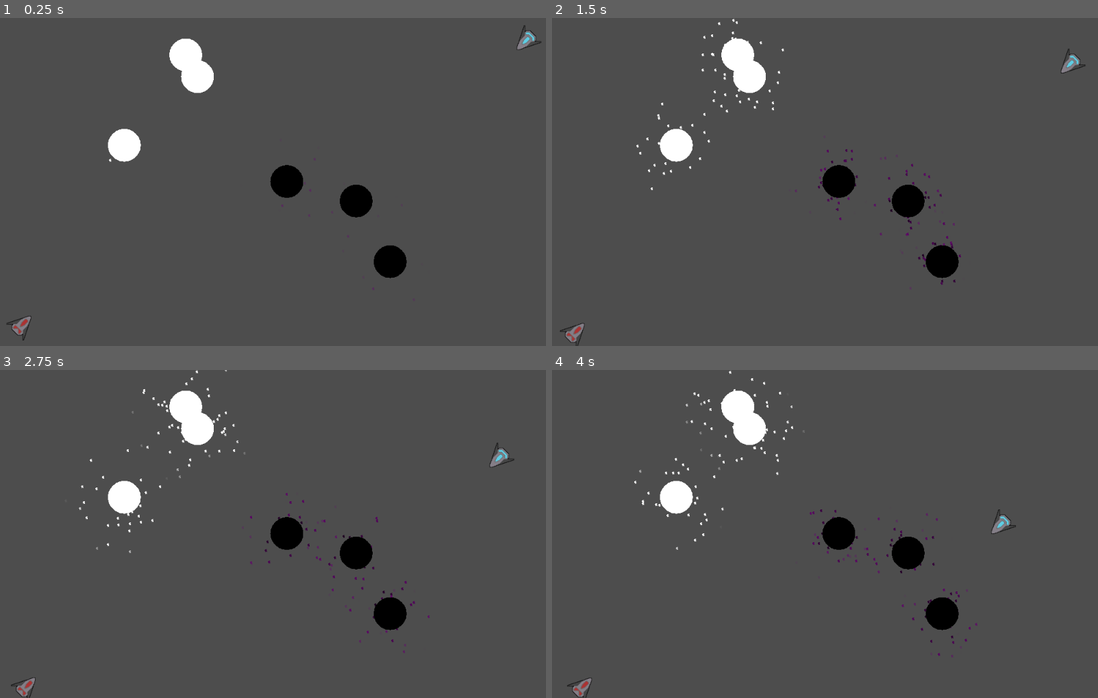
Above: before the commit, frames 1-4 (two rows, left to right).
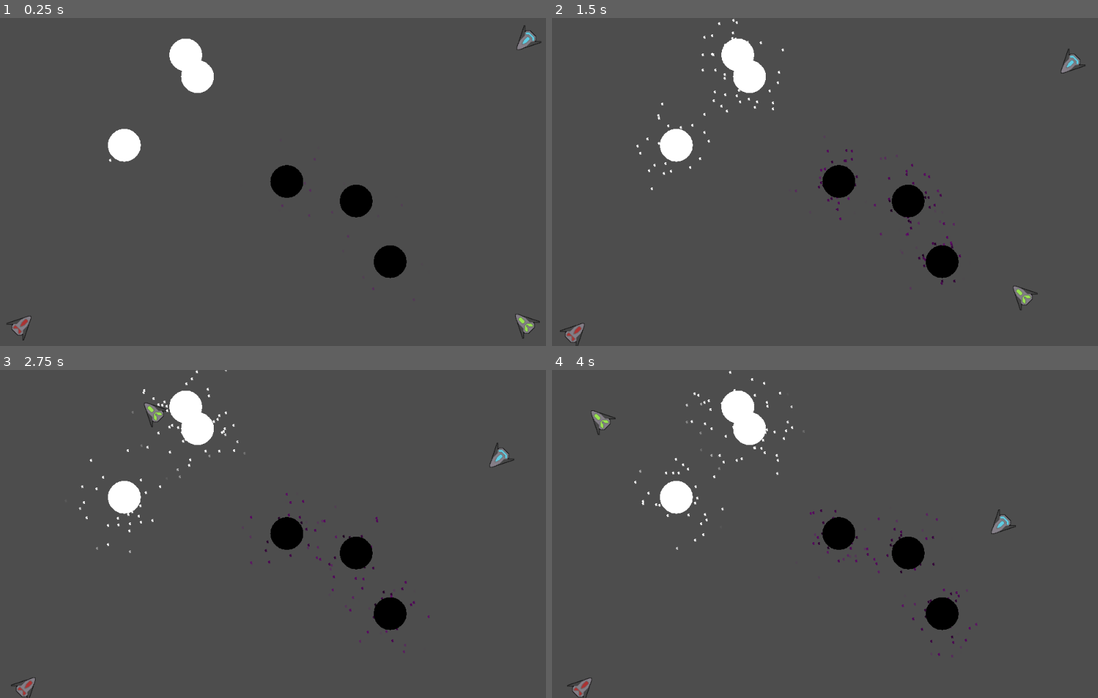
Above: after the commit, the same moments.

Repository: NoElkaTheGod/vague-nonspecific-repository
Game: Godot game, scene res://scenes/root.tscn
The game is run twice, just before and just after one commit, with the same random seed, the same clock (stepped at 60 frames per second) and the same inputs.
Inputs:
- Up to frame 1 (0.25 s): no input
- Up to frame 2 (1.5 s): no input
- Up to frame 3 (2.75 s): no input
- Up to frame 4 (4 s): no input

The runs differ from the first frame. In frame 1, 0.1% of the frame differs, in the area x 94-99%, y 90-98%; in frame 2, 0.1%; in frame 3, 0.1%; in frame 4, 0.1%.

Commit message:
Change stuff

Diff:
--- a/project.godot
+++ b/project.godot
@@ -34,22 +34,20 @@
 }
 Player0Left={
 "deadzone": 0.5,
-"events": [Object(InputEventKey,"resource_local_to_scene":false,"resource_name":"","device":-1,"window_id":0,"alt_pressed":false,"shift_pressed":false,"ctrl_pressed":false,"meta_pressed":false,"pressed":false,"keycode":0,"physical_keycode":65,"key_label":0,"unicode":97,"location":0,"echo":false,"script":null)
-]
+"events": []
 }
 Player0Right={
 "deadzone": 0.5,
-"events": [Object(InputEventKey,"resource_local_to_scene":false,"resource_name":"","device":-1,"window_id":0,"alt_pressed":false,"shift_pressed":false,"ctrl_pressed":false,"meta_pressed":false,"pressed":false,"keycode":0,"physical_keycode":68,"key_label":0,"unicode":100,"location":0,"echo":false,"script":null)
-]
+"events": []
 }
 Player0Fire={
 "deadzone": 0.5,
-"events": [Object(InputEventKey,"resource_local_to_scene":false,"resource_name":"","device":-1,"window_id":0,"alt_pressed":false,"shift_pressed":false,"ctrl_pressed":false,"meta_pressed":false,"pressed":false,"keycode":0,"physical_keycode":83,"key_label":0,"unicode":115,"location":0,"echo":false,"script":null)
+"events": [Object(InputEventJoypadButton,"resource_local_to_scene":false,"resource_name":"","device":-1,"button_index":0,"pressure":0.0,"pressed":false,"script":null)
 ]
 }
 Player0Move={
 "deadzone": 0.5,
-"events": [Object(InputEventKey,"resource_local_to_scene":false,"resource_name":"","device":-1,"window_id":0,"alt_pressed":false,"shift_pressed":false,"ctrl_pressed":false,"meta_pressed":false,"pressed":false,"keycode":0,"physical_keycode":87,"key_label":0,"unicode":119,"location":0,"echo":false,"script":null)
+"events": [Object(InputEventJoypadButton,"resource_local_to_scene":false,"resource_name":"","device":-1,"button_index":1,"pressure":0.0,"pressed":false,"script":null)
 ]
 }
 Player1Left={
@@ -74,19 +72,23 @@
 }
 Player2Left={
 "deadzone": 0.5,
-"events": []
+"events": [Object(InputEventKey,"resource_local_to_scene":false,"resource_name":"","device":-1,"window_id":0,"alt_pressed":false,"shift_pressed":false,"ctrl_pressed":false,"meta_pressed":false,"pressed":false,"keycode":0,"physical_keycode":65,"key_label":0,"unicode":97,"location":0,"echo":false,"script":null)
+]
 }
 Player2Right={
 "deadzone": 0.5,
-"events": []
+"events": [Object(InputEventKey,"resource_local_to_scene":false,"resource_name":"","device":-1,"window_id":0,"alt_pressed":false,"shift_pressed":false,"ctrl_pressed":false,"meta_pressed":false,"pressed":false,"keycode":0,"physical_keycode":68,"key_label":0,"unicode":100,"location":0,"echo":false,"script":null)
+]
 }
 Player2Fire={
 "deadzone": 0.5,
-"events": []
+"events": [Object(InputEventKey,"resource_local_to_scene":false,"resource_name":"","device":-1,"window_id":0,"alt_pressed":false,"shift_pressed":false,"ctrl_pressed":false,"meta_pressed":false,"pressed":false,"keycode":0,"physical_keycode":83,"key_label":0,"unicode":115,"location":0,"echo":false,"script":null)
+]
 }
 Player2Move={
 "deadzone": 0.5,
-"events": []
+"events": [Object(InputEventKey,"resource_local_to_scene":false,"resource_name":"","device":-1,"window_id":0,"alt_pressed":false,"shift_pressed":false,"ctrl_pressed":false,"meta_pressed":false,"pressed":false,"keycode":0,"physical_keycode":87,"key_label":0,"unicode":119,"location":0,"echo":false,"script":null)
+]
 }
 Player3Left={
 "deadzone": 0.5,
--- a/scripts/GameManager.gd
+++ b/scripts/GameManager.gd
@@ -3,7 +3,7 @@
 var players: Array[Player]
 var attractors: Array[Attractor]
 var repulsors: Array[Repulsor]
-var player_amount: int = 2
+var player_amount: int = 3
 var attractor_pairs: int = 3
 
 var idle_projectile_manager: IdleProjectileManager
--- a/scripts/player.gd
+++ b/scripts/player.gd
@@ -23,32 +23,41 @@
 	$Sprite2D.texture.atlas = load("res://sprites/player.png")
 	$Sprite2D.texture.region = Rect2(number * 48, 0, 48, 48)
 
-func _process(_delta: float) -> void:
+func _physics_process(_delta: float) -> void:
 	if Input.is_action_pressed("Player" + str(player) + "Left"):
-		angular_velocity_target = -5
+		angular_velocity_target = -30
 	elif Input.is_action_pressed("Player" + str(player) + "Right"):
-		angular_velocity_target = 5
+		angular_velocity_target = 30
 	else:
 		angular_velocity_target = 0
+	var joystick_direction := Vector2(Input.get_joy_axis(player, 0), Input.get_joy_axis(player, 1))
+	if (joystick_direction != Vector2.ZERO):
+		var target_direction: float = joystick_direction.angle()
+		if is_equal_approx(target_direction, rotation):
+			pass
+		elif rotation - 0.4 > target_direction and rotation - 4.0 < target_direction or rotation + 2.5 < target_direction:
+			angular_velocity_target = -30
+		elif rotation + 0.4 < target_direction or rotation - 2.5 > target_direction:
+			angular_velocity_target = 30
+		print(str(rotation) + ' ' + str(target_direction))
 	angular_velocity = lerp(angular_velocity, angular_velocity_target, 0.04)
 	if Input.is_action_pressed("Player" + str(player) + "Move") and move_cd == 0:
 		linear_velocity += Vector2(cos(rotation), sin(rotation)) * 100
 		thrust_sound_emitter.play()
-		move_cd = 10
+		move_cd = 5
 	elif move_cd > 0:
 		move_cd -= 1
 	if Input.is_action_pressed("Player" + str(player) + "Fire") and fire_cd == 0:
 		fire()
 		linear_velocity += Vector2(cos(rotation), sin(rotation)) * -200
-		fire_cd = 80
+		fire_cd = 40
 	elif fire_cd > 0:
 		fire_cd -= 1
 	thruster_particles.emitting = Input.is_action_pressed("Player" + str(player) + "Move")
-
-func _physics_process(_delta: float) -> void:
 	linear_velocity = game_manager.account_for_attractors(linear_velocity, position, 1)
 	if get_contact_count() > 0:
 		collision_sound_emitter.play()
+
 
 func fire() -> void:
 	shot_sound_emitter.play()
